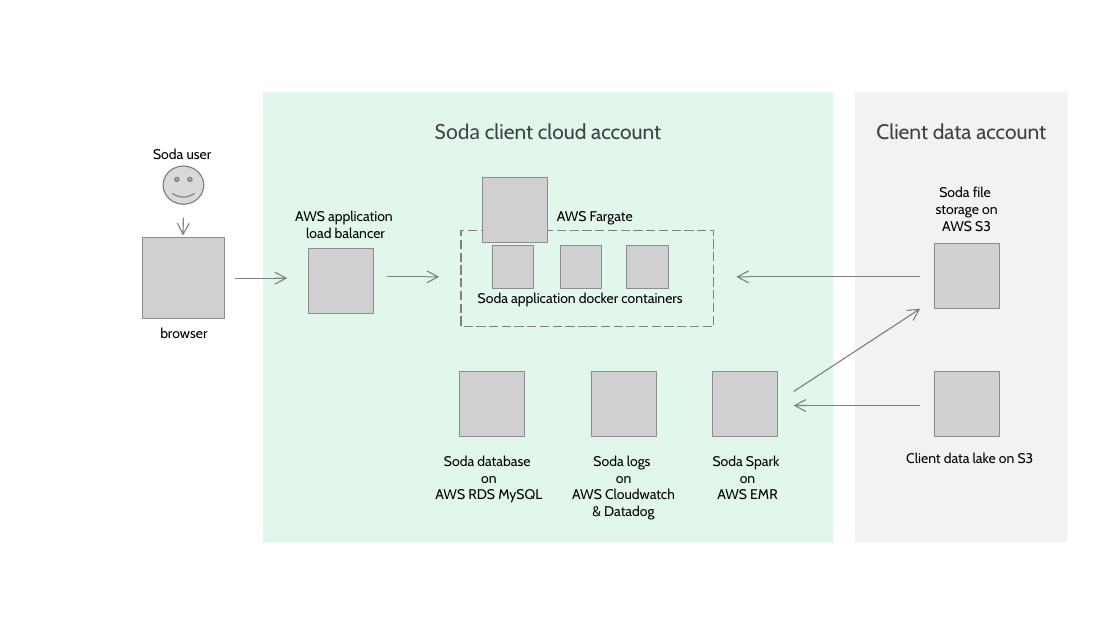
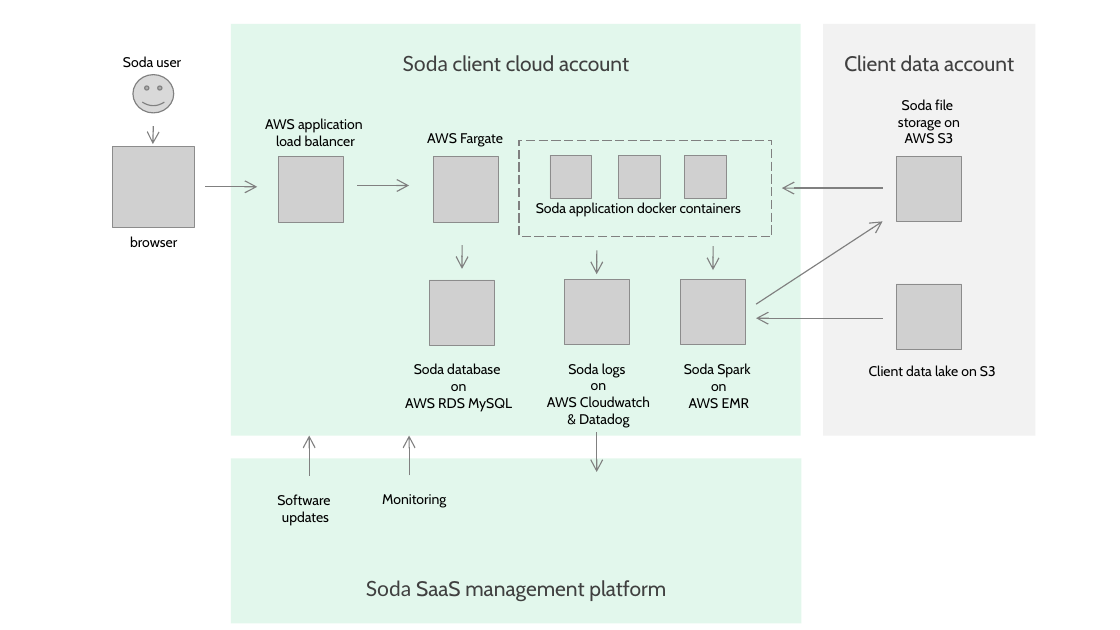
Before and after one commit to maartenmasschelein/docs, a slide deck: slide 2 of pages/img/Architecture docs images.pptx. Drawn at 1120x630 pixels with LibreOffice and Linux fonts; fonts in the diff are those of the drawing; grey boxes stand for pictures. Boxes give left, top, right and bottom in pixels: in the first picture for what was removed or moved away, otherwise in the second. Text is boxed around its words. In the diff, an @@ line names an element or a change of style, - is before the commit and + after.

```diff
--- a/pages/img/Architecture docs images.pptx
+++ b/pages/img/Architecture docs images.pptx
@@ rectangle "Soda client cloud account": place and size @@
-rectangle "Soda client cloud account" at [263,92,833,543]
+rectangle "Soda client cloud account" at [231,24,801,435]
@@ rectangle "Client data account": place and size @@
-rectangle "Client data account" at [855,92,1068,543]
+rectangle "Client data account" at [823,24,1036,435]
@@ text "Soda file": place and size @@
-text "Soda file" at [936,186,997,232]
+text "Soda file" at [898,99,959,144]
@@ 5 pictures, 5 texts, 3 arrows, 1 smiley face: place and size @@
-5 pictures, 5 texts, 3 arrows, 1 smiley face at [143,148,779,503]
+5 pictures, 5 texts, 3 arrows, 1 smiley face at [113,56,750,412]
@@ text "AWS Fargate": place and size @@
-text "AWS Fargate" at [557,211,633,225]
+text "AWS Fargate" at [427,133,503,147]
@@ 3 pictures, 1 text, 1 rectangle: place and size @@
-3 pictures, 1 text, 1 rectangle at [461,231,714,327]
+3 pictures, 1 text, 1 rectangle at [519,140,772,236]
@@ picture: place and size @@
-picture at [482,177,548,243]
+picture at [434,157,499,223]
@@ picture: place and size @@
-picture at [934,244,1000,309]
+picture at [897,156,962,222]
@@ arrow moved from (920, 277) - (737, 277) to (883, 188) - (782, 188) @@
@@ arrow moved from (794, 392) - (920, 309) to (756, 304) - (883, 222) @@
@@ arrow added from (462, 245) to (462, 269), #808080 1 pt @@
@@ arrow added from (597, 250) to (597, 274), #808080 1 pt @@
@@ arrow added from (713, 246) to (713, 271), #808080 1 pt @@
@@ picture: place and size @@
-picture at [934,371,1000,437]
+picture at [897,284,962,350]
@@ arrow moved from (920, 406) - (794, 406) to (883, 318) - (756, 318) @@
@@ text "Soda logs": place and size @@
-text "Soda logs" at [572,455,675,520]
+text "Soda logs" at [547,363,650,428]
@@ text "Client data lake on S3": place and size @@
-text "Client data lake on S3" at [906,452,1034,464]
+text "Client data lake on S3" at [869,365,996,377]
@@ arrow added from (309, 476) to (309, 436), #808080 1 pt @@
@@ arrow added from (409, 476) to (409, 436), #808080 1 pt @@
@@ arrow added from (597, 433) to (597, 472), #808080 1 pt @@
@@ rectangle added at [231,459,802,623], fill #61D597 at 18% opacity, 18 pt, text #404040 @@
+Soda SaaS management platform
@@ text added at [277,494,330,526], 12 pt, text #000000 @@
+Software
+updates
@@ text added at [382,494,446,508], 12 pt, text #000000 @@
+Monitoring
```
Also in this commit, not shown: 2 other files.
